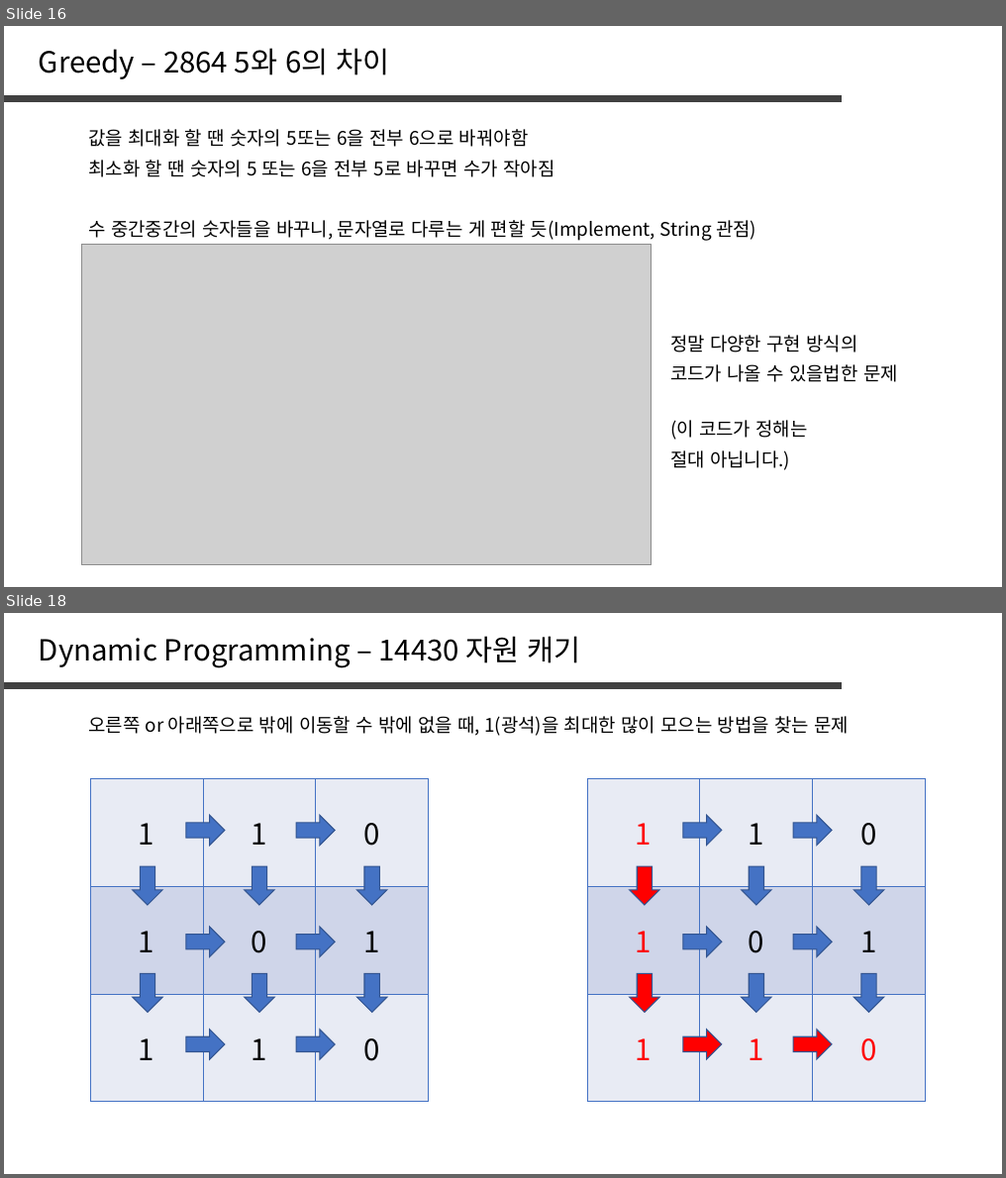
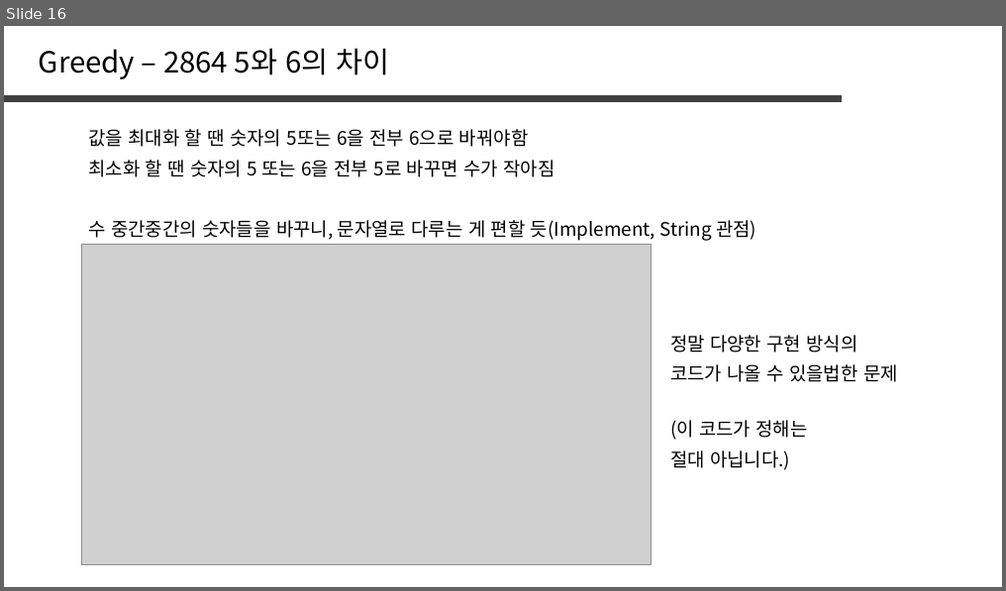
Before and after one commit to jaehoo1/PS-study, a slide deck: study/6_Greedy.pptx. Shown one above the other, each under a label of ours: slides 16 and 18 before the commit, slide 16 after it; the slides between them are not shown. The pictures are 1006x1178 and 1006x591 pixels, drawn with LibreOffice and Linux fonts; fonts in the diff are those of the drawing; grey boxes stand for pictures. Boxes give left, top, right and bottom in pixels: in the first picture for what was removed or moved away, otherwise in the second. Text is boxed around its words. In the diff, an @@ line names an element or a change of style, - is before the commit and + after.

```diff
--- a/study/6_Greedy.pptx
+++ b/study/6_Greedy.pptx
@@ slide 18 removed at [4,613,1002,1174], background #FFFFFF @@
@@ text removed at [39,636,581,668] @@
-Dynamic Programming – 14430 자원 캐기
@@ line removed from (4, 685) to (843, 685) @@
@@ text removed at [88,716,848,736] @@
-오른쪽 or 아래쪽으로 밖에 이동할 수 밖에 없을 때, 1(광석)을 최대한 많이 모으는 방법을 찾는 문제
@@ table removed at [90,779,430,1102], 3 rows, 3 columns @@
-1 | 1 | 0
-1 | 0 | 1
-1 | 1 | 0
@@ table removed at [587,779,927,1102], 3 rows, 3 columns @@
-1 | 1 | 0
-1 | 0 | 1
-1 | 1 | 0
@@ right arrow removed at [186,815,225,845] @@
@@ right arrow removed at [296,815,335,845] @@
@@ right arrow removed at [683,815,722,845] @@
@@ right arrow removed at [793,815,832,845] @@
@@ right arrow removed at [133,866,162,905] @@
@@ right arrow removed at [245,866,274,905] @@
@@ right arrow removed at [357,866,387,905] @@
@@ right arrow removed at [630,866,659,905] @@
@@ right arrow removed at [742,866,771,905] @@
@@ right arrow removed at [854,866,884,905] @@
@@ right arrow removed at [186,927,225,957] @@
@@ right arrow removed at [296,927,335,957] @@
@@ right arrow removed at [683,927,722,957] @@
@@ right arrow removed at [793,927,832,957] @@
@@ right arrow removed at [133,973,162,1013] @@
@@ right arrow removed at [245,973,274,1013] @@
@@ right arrow removed at [357,973,387,1013] @@
@@ right arrow removed at [630,973,659,1013] @@
@@ right arrow removed at [742,973,771,1013] @@
@@ right arrow removed at [854,973,884,1013] @@
@@ right arrow removed at [186,1029,225,1059] @@
@@ right arrow removed at [296,1029,335,1059] @@
@@ right arrow removed at [683,1029,722,1059] @@
@@ right arrow removed at [793,1029,832,1059] @@
```
Also in this commit, not shown: 1 slide changed, 6 slides added, 22 other slides removed.
